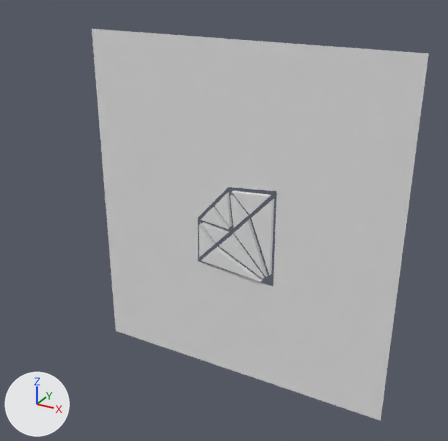
Renders of the FBX model Assets/Imports/crystal.fbx from each side of a commit.
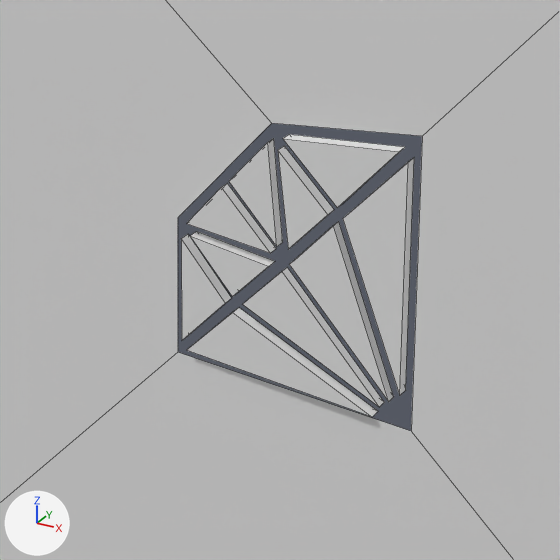
Each version appears first whole from a camera (50 mm lens) standing at (2.158, -3.411, 2.359) and looking at (0.24, 0.077, 0.615), and next in a close-up on the part from 31% to 72% of the width and 33% to 74% of the height. Every picture has the same lights, and +X, +Y and +Z are marked at lower left. The close-ups show mesh edges as thin lines. Where no turn or scale is listed for an object, it has been applied to the vertices.
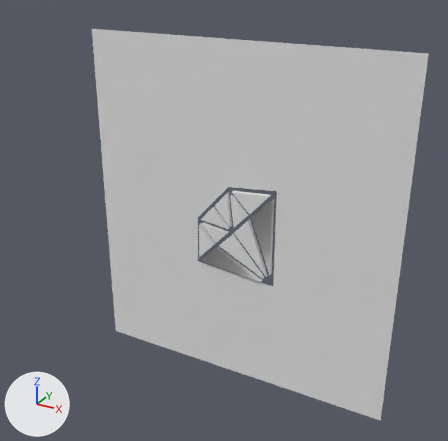
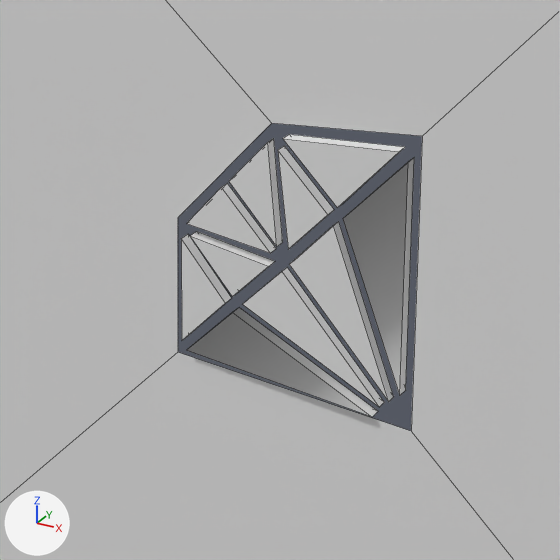
Diff of the bpy script that builds the scene:
```diff
--- a/Assets/Imports/crystal.fbx.py
+++ b/Assets/Imports/crystal.fbx.py
@@ mat_shard @@
+mat_shard = principled_material('Shard')
+mat_shard.base_color = (0.8, 0.8, 0.8)  # white #e7e7e7
+mat_shard.roughness = 0.553
@@ me_cube_001 @@
 me_cube_001.from_pydata(...)  # 6 vertices, 5 faces; spans x 0.054..0.202, y -0.018..0.013, z -0.2..0.35
 # used by ob_cube; location = (0.443, 0.0, 0.532)
 # verts and faces of me_cube_001; kept vertices keep their numbers, new ones are numbered from 6
 # before: 0 (0.054, 0.013, 0.191) at pixel (348, 213), 1 (0.054, -0.018, 0.191) at pixel (342, 218), 2 (0.201, 0.013, -0.2) at pixel (405, 390), 3 (0.202, 0.013, 0.35) at pixel (414, 157), 4 (0.201, -0.018, -0.2) at pixel (399, 395)
 # before: 5 (0.202, -0.018, 0.35) at pixel (408, 161)
+# me_cube_001 part 1
+delete_faces([(1, 5, 4), (2, 4, 5, 3), (0, 2, 3), (0, 1, 4, 2)])
+faces += [(1, 4, 5), (2, 3, 5, 4), (0, 3, 2), (0, 2, 4, 1)]
+me_cube_001.materials.append(mat_shard)  # white #e7e7e7
@@ me_cube_015 @@
 me_cube_015.from_pydata(...)  # 8 vertices, 5 faces; spans x -7.72..1.95, y -0.09..0.06, z -0.95..8.74
 # used by ob_cube_009; location = (0.357, 0.0, 0.489); rotation_euler = (0.0, -1.454, -3.142), in degrees (0, -83, -180); scale = (-0.205, -0.205, -0.205)
 # verts and faces of me_cube_015; kept vertices keep their numbers, new ones are numbered from 8
 # before: 0 (0.18, 0.06, 0.67) at pixel (239, 307), 1 (0.18, -0.09, 0.67) at pixel (232, 312), 2 (1.23, 0.06, -0.95) at pixel (378, 411), 3 (0.72, 0.06, 1.34) at pixel (193, 344), 4 (1.23, -0.09, -0.95) at pixel (372, 417)
 # before: 5 (0.72, -0.09, 1.34) at pixel (186, 350)
+# me_cube_015 part 2
+delete_faces([(1, 5, 4), (2, 4, 5, 3), (0, 2, 3), (0, 1, 4, 2)])
+faces += [(1, 4, 5), (2, 3, 5, 4), (0, 3, 2), (0, 2, 4, 1)]
+me_cube_015.materials.append(mat_shard)  # white #e7e7e7
```

Pixel boxes (x1, y1, x2, y2) of what changed, in the close-ups (560 x 560 px; the box of a moved part takes in the faces that stretch with it):
part 1 of me_cube_001, moved or reshaped: (343, 158, 414, 374) in both
part 2 of me_cube_015, moved or reshaped: (187, 308, 354, 409) in both
